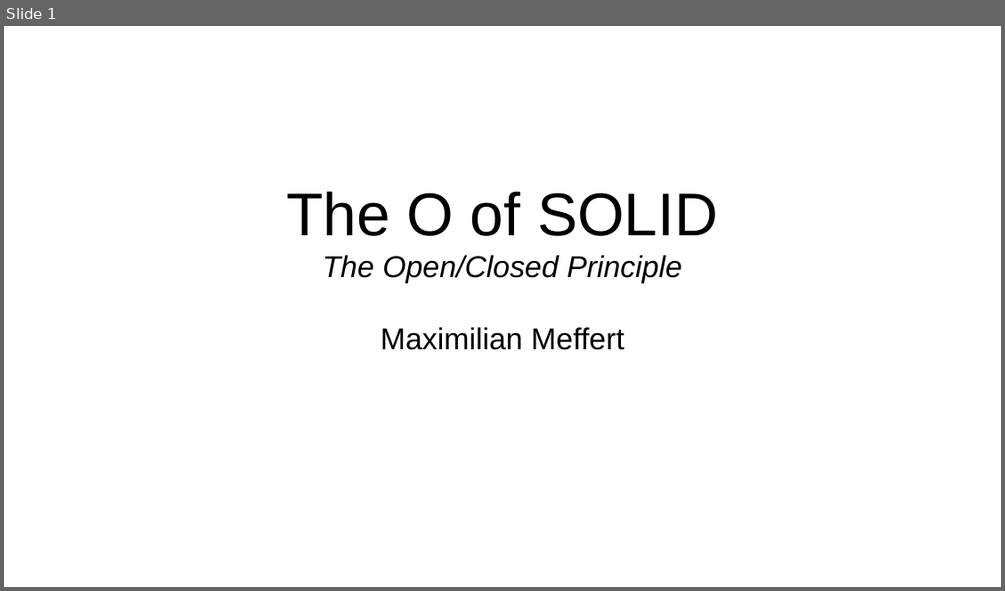
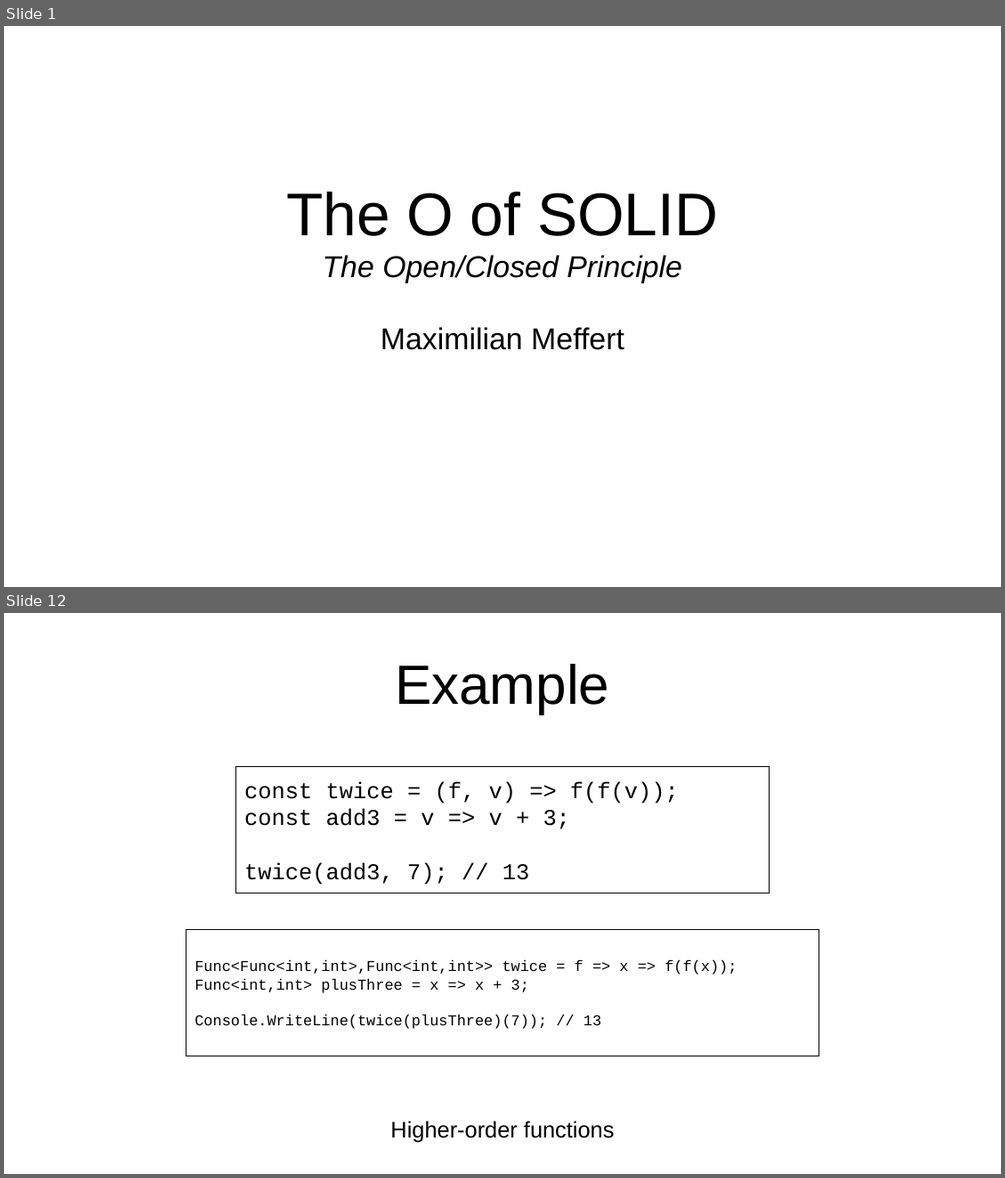
Before and after one commit to maxmeffert/SOLID, a slide deck: TheOofSOLID/TheOofSOLID.odp. Shown one above the other, each under a label of ours: slide 1 before the commit, slides 1 and 12 after it; the slides between them are not shown. The pictures are 1005x591 and 1005x1178 pixels, drawn with LibreOffice and Linux fonts; fonts in the diff are those of the drawing. Boxes give left, top, right and bottom in pixels: in the first picture for what was removed or moved away, otherwise in the second. Text is boxed around its words. In the diff, an @@ line names an element or a change of style, - is before the commit and + after.

```diff
--- a/TheOofSOLID/TheOofSOLID.odp
+++ b/TheOofSOLID/TheOofSOLID.odp
@@ slide 12 added at <box>4,613,1001,1174</box>, background #FFFFFF @@
@@ title added at <box>395,664,609,714</box>, 44 pt, text #000000 @@
+Example
@@ rectangle added at <box>235,767,769,893</box>, outline #000000 0 pt, 18 pt, text #000000 @@
+const twice = (f, v) => f(f(v));
+const add3 = v => v + 3;
+twice(add3, 7); // 13
@@ rectangle added at <box>186,930,819,1056</box>, outline #000000 0 pt, 12 pt, text #000000 @@
+Func<Func<int,int>,Func<int,int>> twice = f => x => f(f(x));
+Func<int,int> plusThree = x => x + 3;
+Console.WriteLine(twice(plusThree)(7)); // 13
@@ text added at <box>390,1120,615,1142</box>, 18 pt, text #000000 @@
+Higher-order functions
```
Also in this commit, not shown: 17 other slides added, 1 other file.
